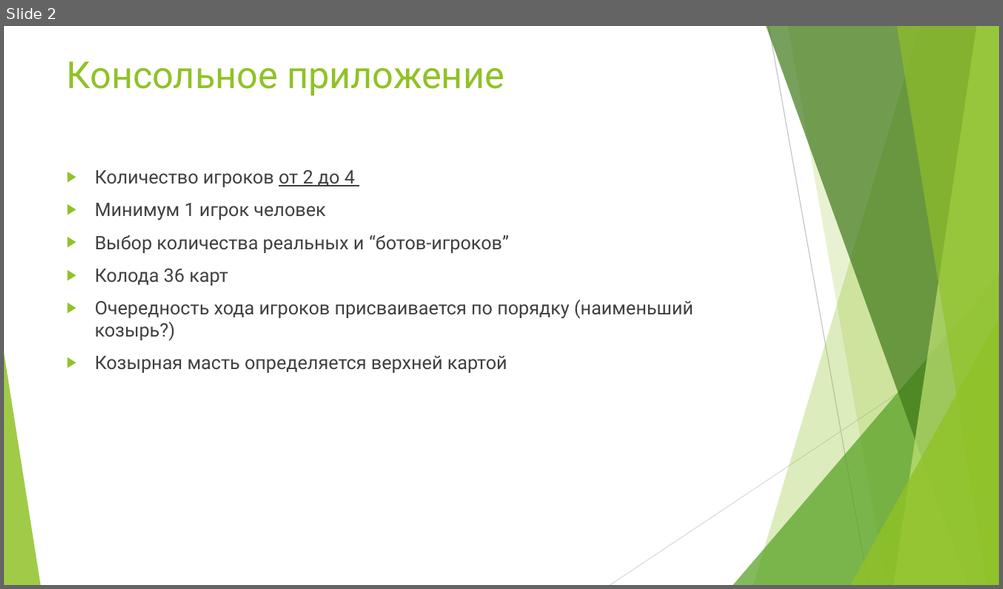
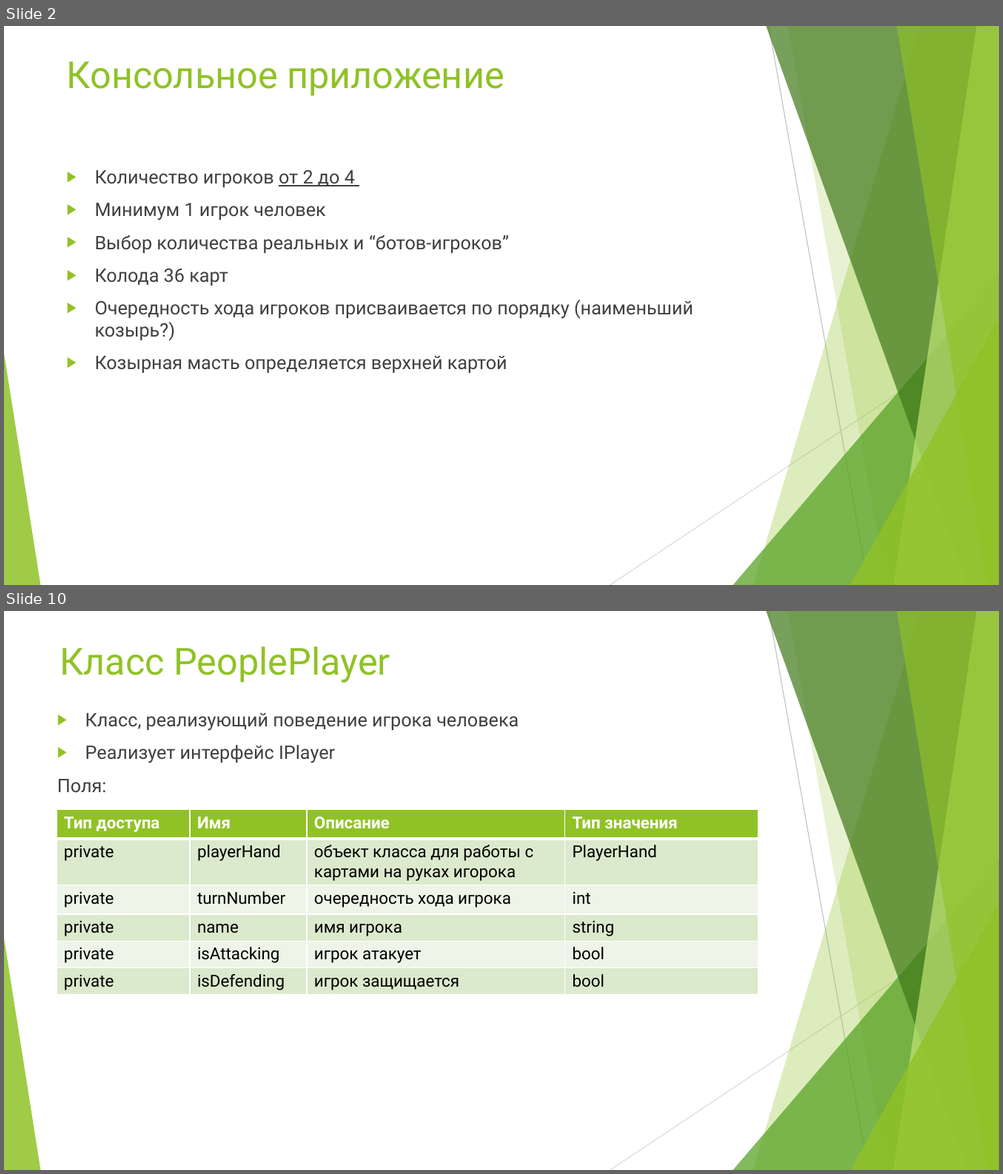
Before and after one commit to Stebusha/TheFool, a slide deck: Docs/Учебный проект по ООП.pptx. Shown one above the other, each under a label of ours: slide 2 before the commit, slides 2 and 10 after it; the slides between them are not shown. The pictures are 1003x589 and 1003x1174 pixels, drawn with LibreOffice and Linux fonts; fonts in the diff are those of the drawing. Boxes give left, top, right and bottom in pixels: in the first picture for what was removed or moved away, otherwise in the second. Text is boxed around its words. In the diff, an @@ line names an element or a change of style, - is before the commit and + after.

```diff
--- a/Docs/Учебный проект по ООП.pptx
+++ b/Docs/Учебный проект по ООП.pptx
@@ slide 10 added at [4, 611, 999, 1170], background #FFFFFF; not listed: 10 template elements that a slide beside it also shows @@
@@ title added at [60, 647, 390, 683], 36 pt, text #90C226 @@
+Класс PeoplePlayer
@@ text added at [57, 713, 518, 792], 18 pt, text #404040 @@
+▶ Класс, реализующий поведение игрока человека
+▶ Реализует интерфейс IPlayer
+Поля:
@@ table added at [57, 809, 758, 997], 6 rows, 4 columns @@
+Тип доступа | Имя | Описание | Тип значения
+private | playerHand | объект класса для работы с картами на руках игорока | PlayerHand
+private | turnNumber | очередность хода игрока | int
+private | name | имя игрока | string
+private | isAttacking | игрок атакует | bool
+private | isDefending | игрок защищается | bool
```
Also in this commit, not shown: 5 slides changed, 8 other slides added, 3 slides removed, 2 other files.
